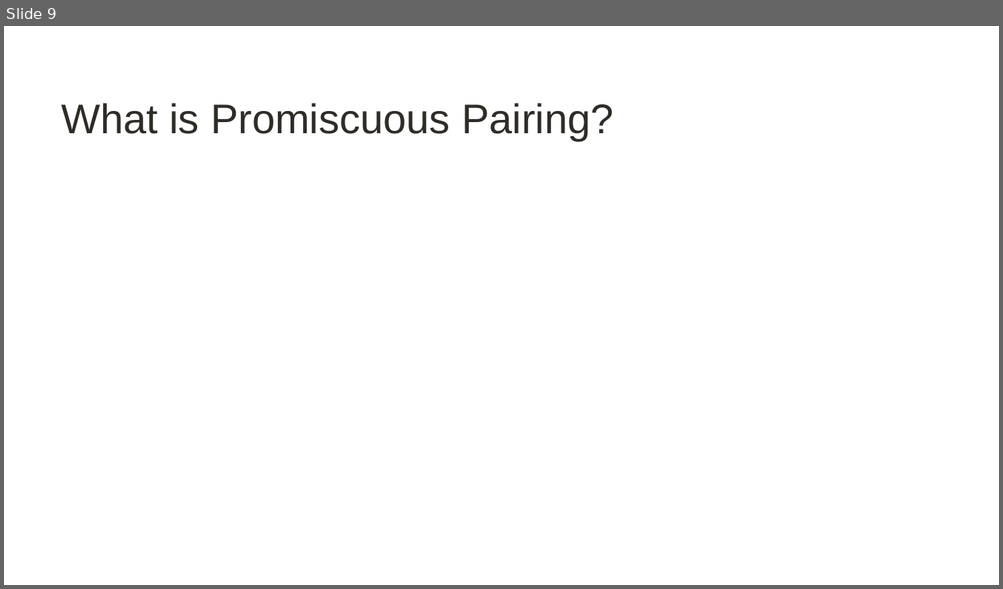
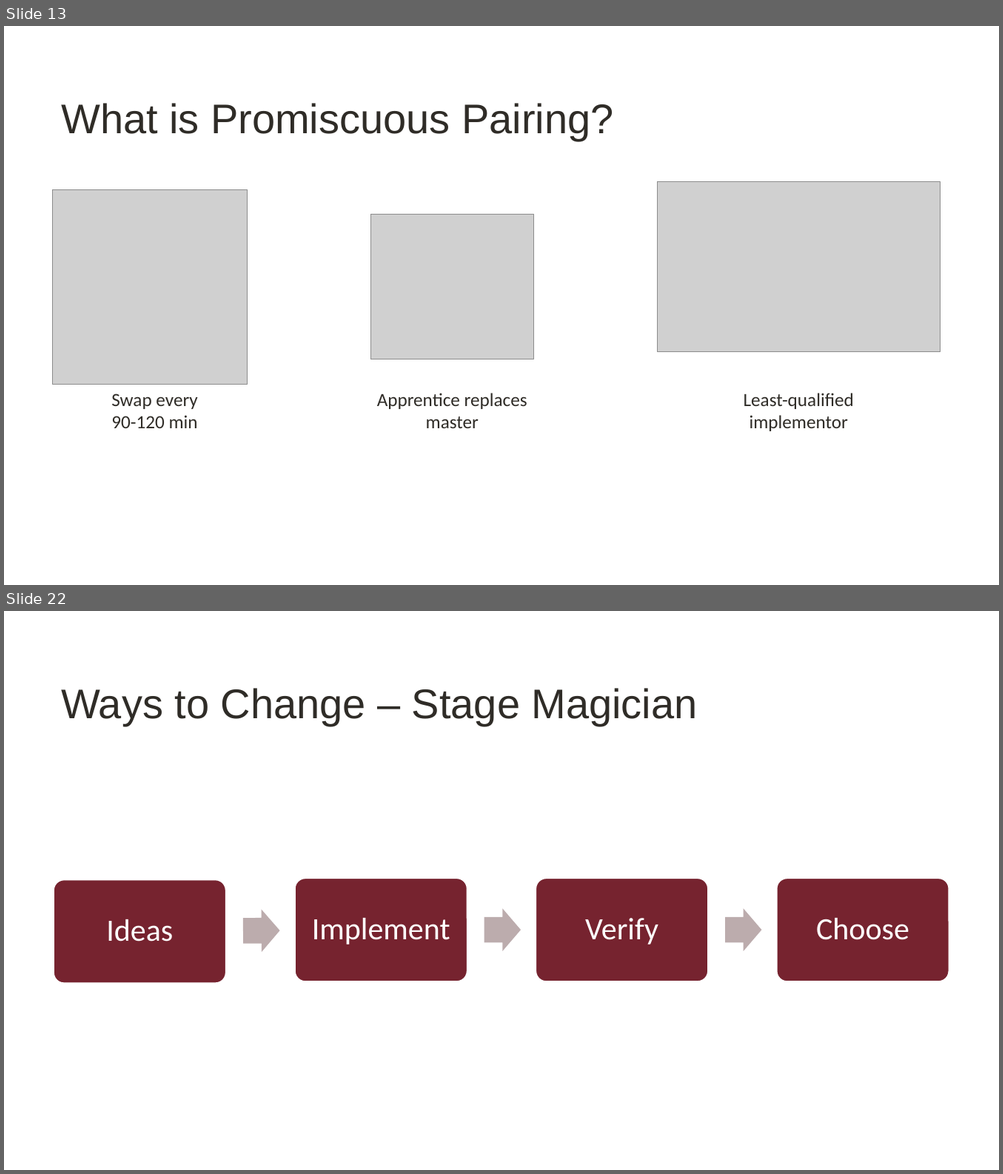
Before and after one commit to digdeeproots/talks, a slide deck: Decks/Craft2023-PromiscuousPairingBeginnerMind.pptx. Shown one above the other, each under a label of ours: slide 9 before the commit, slides 13 and 22 after it; the slides between them are not shown. The pictures are 1003x589 and 1003x1174 pixels, drawn with LibreOffice and Linux fonts; fonts in the diff are those of the drawing; grey boxes stand for pictures; background and template pictures are left out. Boxes give left, top, right and bottom in pixels: in the first picture for what was removed or moved away, otherwise in the second. Text is boxed around its words. In the diff, an @@ line names an element or a change of style, - is before the commit and + after.

Commit message:
(craft) Solid draft of everything, including resources page.

```diff
--- a/Decks/Craft2023-PromiscuousPairingBeginnerMind.pptx
+++ b/Decks/Craft2023-PromiscuousPairingBeginnerMind.pptx
@@ slide 22 added at (4,611,999,1170), background #FFFFFF @@
@@ title added at (61,688,697,726), 40 pt, text #2F2C27 @@
+Ways to Change – Stage Magician
@@ group added at (54,879,949,983): 4 rounded rectangles, 4 texts, 3 right arrows @@
+Ideas
+Implement
+Verify
+Choose
@@ what was slide 9 is now slide 13 @@
@@ slide 13 changed as well @@
@@ picture added at (53,190,247,384) @@
@@ picture added at (657,182,939,352) @@
@@ picture added at (370,215,534,360) @@
@@ text added at (111,394,198,429), 18 pt, text #2F2C27 @@
+Swap every
+90-120 min
@@ text added at (377,393,527,429), 18 pt, text #2F2C27 @@
+Apprentice replaces master
@@ text added at (743,393,854,432), 18 pt, text #2F2C27 @@
+Least-qualified
+implementor
```
Also in this commit, not shown: 2 other slides changed, 21 other slides added, 13 slides removed, 1 other file.
